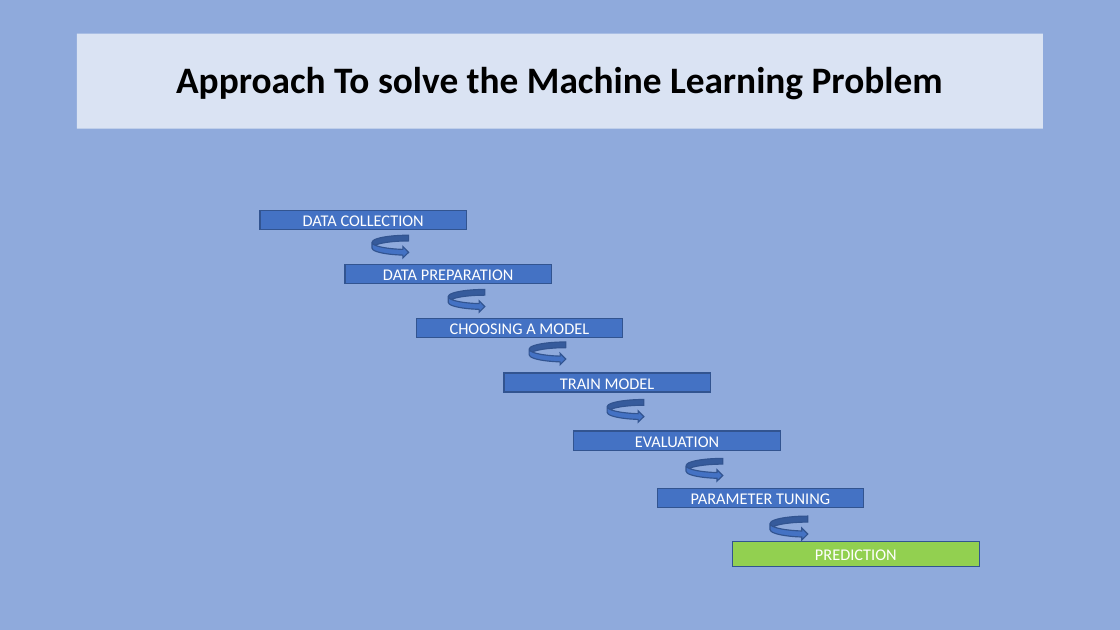
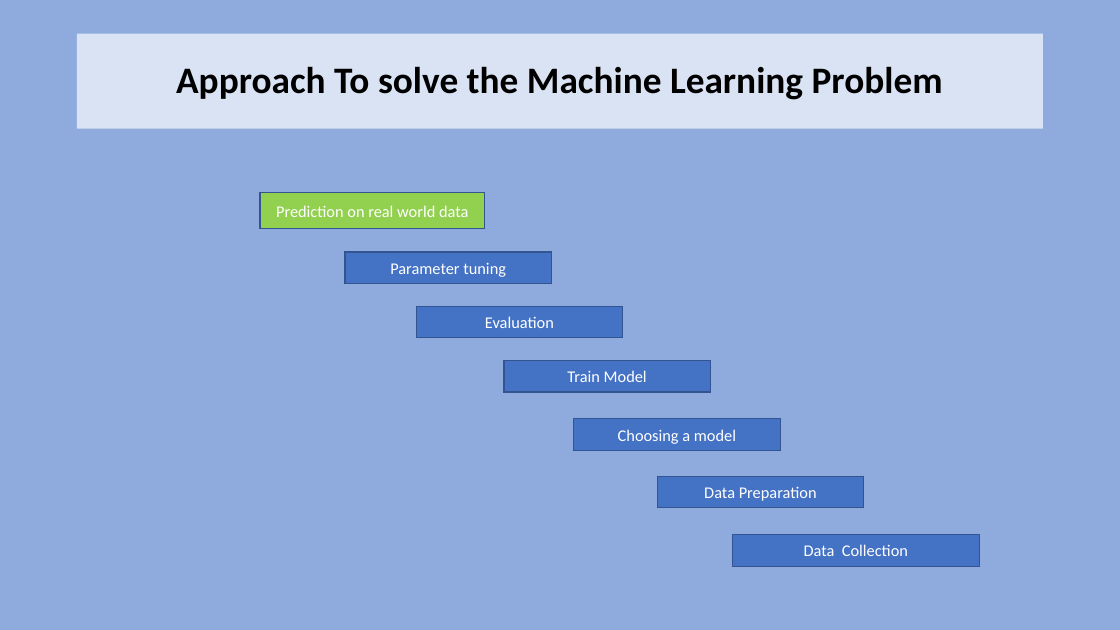
Before and after one commit to keplerlab/AI-Saturday, a slide deck: slide 3 of series2/week1/AI_Week1.pptx. Drawn at 1120x630 pixels with LibreOffice and Linux fonts; fonts in the diff are those of the drawing. Boxes give left, top, right and bottom in pixels: in the first picture for what was removed or moved away, otherwise in the second. Text is boxed around its words. In the diff, an @@ line names an element or a change of style, - is before the commit and + after.

```diff
--- a/series2/week1/AI_Week1.pptx
+++ b/series2/week1/AI_Week1.pptx
@@ rectangle "Prediction on real world data": place and size @@
-rectangle "Prediction on real world data" at (260, 210, 467, 229)
+rectangle "Prediction on real world data" at (260, 192, 486, 229)
@@ rectangle "Prediction on real world data" at (260, 192, 486, 229): fill #4472C4 to #92D050 @@
@@ text in rectangle at (276, 205, 468, 217): text changed @@
-DATA COLLECTION
+Prediction on real world data
@@ curved right arrow removed at (372, 235, 409, 258) @@
@@ rectangle "Parameter tuning": place and size @@
-rectangle "Parameter tuning" at (657, 489, 864, 508)
+rectangle "Parameter tuning" at (345, 252, 552, 283)
@@ text in rectangle at (390, 263, 506, 277): text changed @@
-PARAMETER TUNING
+Parameter tuning
@@ curved right arrow removed at (449, 290, 486, 313) @@
@@ rectangle "Evaluation": place and size @@
-rectangle "Evaluation" at (574, 431, 781, 450)
+rectangle "Evaluation" at (416, 307, 623, 338)
@@ text in rectangle at (485, 316, 554, 328): text changed @@
-EVALUATION
+Evaluation
@@ curved right arrow removed at (529, 342, 566, 365) @@
@@ rectangle "Train Model": place and size @@
-rectangle "Train Model" at (504, 373, 711, 392)
+rectangle "Train Model" at (504, 360, 711, 392)
@@ text in rectangle at (567, 370, 647, 382): text changed @@
-TRAIN MODEL
+Train Model
@@ rectangle "Choosing a model": place and size @@
-rectangle "Choosing a model" at (416, 318, 623, 338)
+rectangle "Choosing a model" at (574, 419, 781, 450)
@@ curved right arrow removed at (607, 400, 644, 423) @@
@@ text in rectangle at (618, 429, 736, 444): text changed @@
-CHOOSING A MODEL
+Choosing a model
@@ rectangle "Data Preparation": place and size @@
-rectangle "Data Preparation" at (345, 265, 552, 284)
+rectangle "Data Preparation" at (657, 476, 864, 507)
@@ curved right arrow removed at (686, 459, 723, 481) @@
@@ text in rectangle at (704, 486, 817, 501): text changed @@
-DATA PREPARATION
+Data Preparation
@@ rectangle "Data Collection": place and size @@
-rectangle "Data Collection" at (733, 542, 980, 567)
+rectangle "Data Collection" at (733, 534, 980, 566)
@@ rectangle "Data Collection" at (733, 534, 980, 566): fill #92D050 to #4472C4 @@
@@ curved right arrow removed at (770, 516, 808, 540) @@
@@ text in rectangle at (804, 544, 908, 556): text changed @@
-PREDICTION
+Data Collection
```
